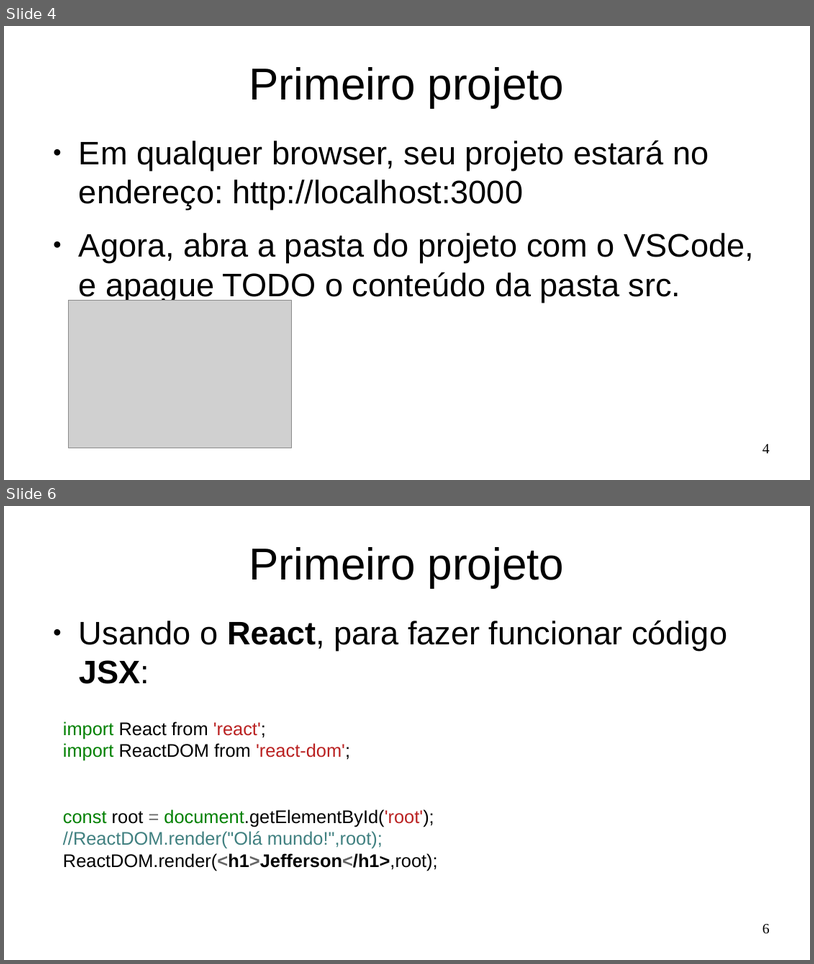
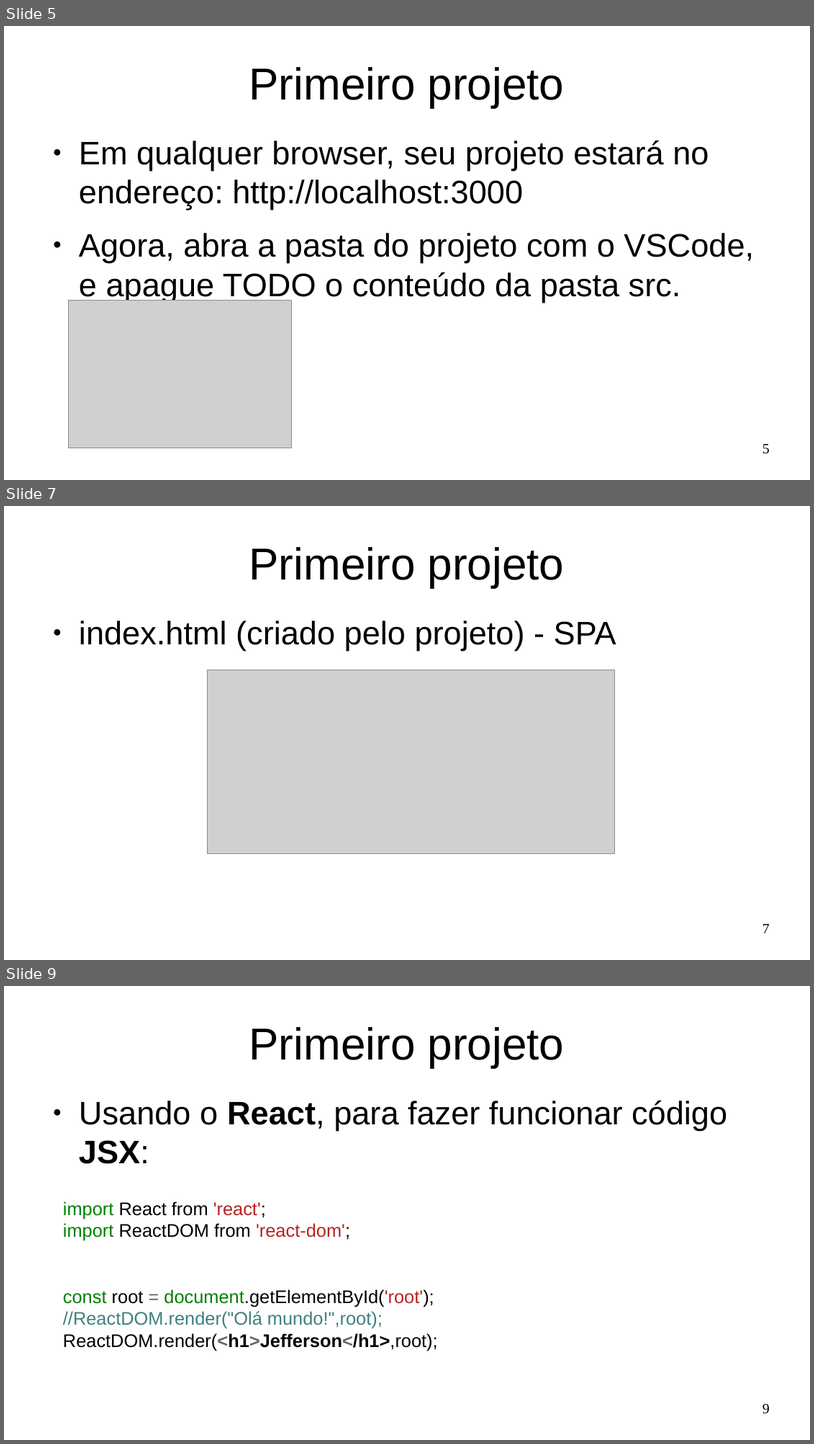
Before and after one commit to Marques-Dev/WEB_2020-1, a slide deck: SLIDES/aula01.odp. Shown one above the other, each under a label of ours: slides 4 and 6 before the commit, slides 5, 7 and 9 after it; the slides between them are not shown. The pictures are 814x964 and 814x1444 pixels, drawn with LibreOffice and Linux fonts; fonts in the diff are those of the drawing; grey boxes stand for pictures. Boxes give left, top, right and bottom in pixels: in the first picture for what was removed or moved away, otherwise in the second. Text is boxed around its words. In the diff, an @@ line names an element or a change of style, - is before the commit and + after.

```diff
--- a/SLIDES/aula01.odp
+++ b/SLIDES/aula01.odp
@@ slide 7 added at (4, 506, 810, 960), background #FFFFFF @@
@@ title added at (250, 547, 565, 587), 44 pt, text #000000 @@
+Primeiro projeto
@@ text added at (79, 620, 617, 651), 32 pt, text #000000 @@
+● index.html (criado pelo projeto) - SPA
@@ picture added at (208, 670, 615, 854) @@
@@ page number added at (763, 924, 770, 933), 14 pt, text #000000 @@
+7
@@ what was slide 4 is now slide 5 @@
@@ page number at (763, 444, 770, 454): text changed @@
-4
+5
@@ what was slide 6 is now slide 9 @@
@@ page number at (763, 1404, 770, 1414): text changed @@
-6
+9
```
Also in this commit, not shown: 8 slides changed, 2 other slides added, 3 other files.
